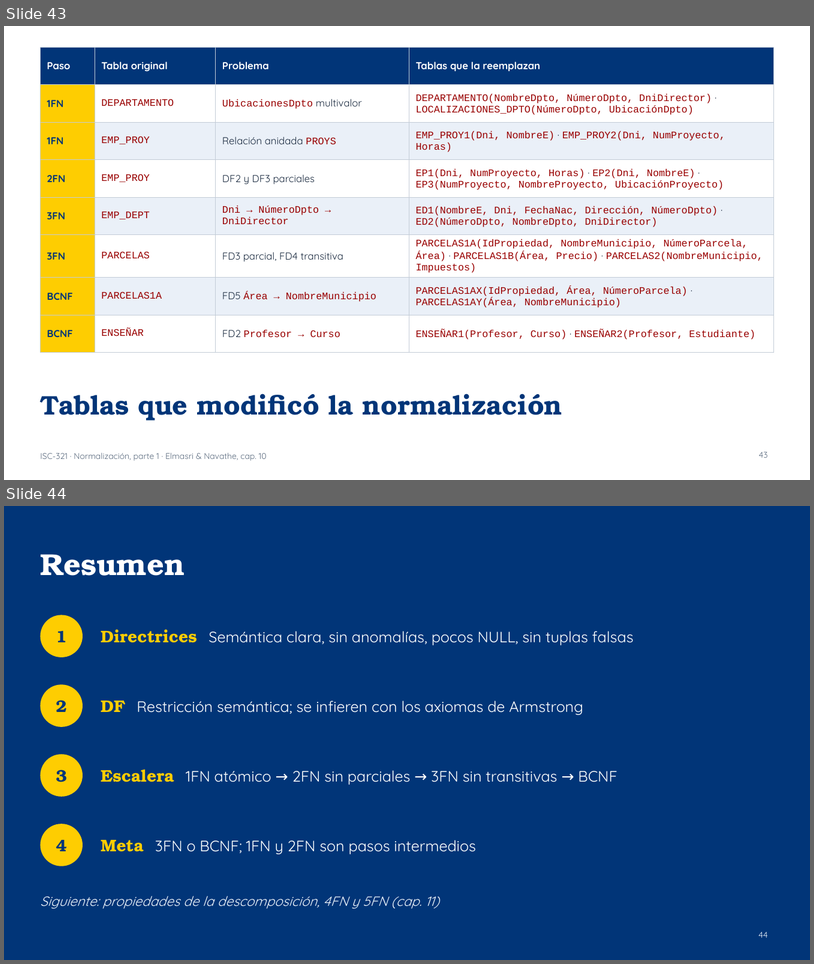
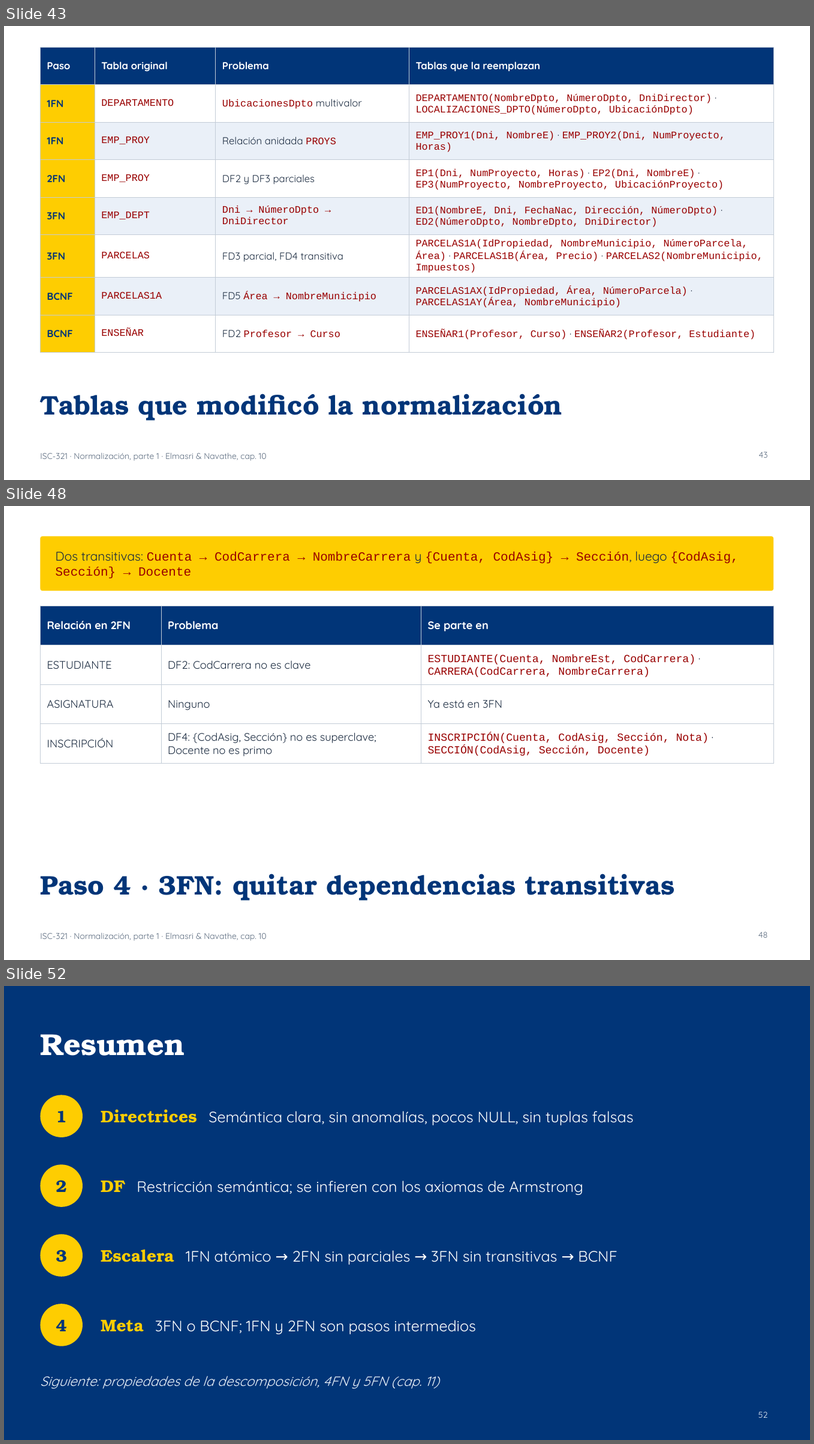
Before and after one commit to ISCODIGO/iscodigo.github.io, a slide deck: isc-321/unidad-3/normalizacion.pptx. Shown one above the other, each under a label of ours: slides 43 and 44 before the commit, slides 43, 48 and 52 after it; the slides between them are not shown. The pictures are 814x964 and 814x1444 pixels, drawn with LibreOffice and Linux fonts; fonts in the diff are those of the drawing. Boxes give left, top, right and bottom in pixels: in the first picture for what was removed or moved away, otherwise in the second. Text is boxed around its words. In the diff, an @@ line names an element or a change of style, - is before the commit and + after.

```diff
--- a/isc-321/unidad-3/normalizacion.pptx
+++ b/isc-321/unidad-3/normalizacion.pptx
@@ slide 48 added at <box>4,506,810,960</box>, background #FFFFFF; not listed: 1 template element that a slide beside it also shows @@
@@ rounded rectangle added at <box>40,536,774,591</box>, fill #FECD01 @@
@@ text added at <box>56,551,738,579</box>, 15 pt, text #990000 @@
+Dos transitivas: Cuenta → CodCarrera → NombreCarrera y {Cuenta, CodAsig} → Sección, luego {CodAsig, Sección} → Docente
@@ table added at <box>40,606,774,763</box>, 4 rows, 3 columns @@
+Relación en 2FN | Problema | Se parte en
+ESTUDIANTE | DF2: CodCarrera no es clave | ESTUDIANTE(Cuenta, NombreEst, CodCarrera) · CARRERA(CodCarrera, NombreCarrera)
+ASIGNATURA | Ninguno | Ya está en 3FN
+INSCRIPCIÓN | DF4: {CodAsig, Sección} no es superclave; Docente no es primo | INSCRIPCIÓN(Cuenta, CodAsig, Sección, Nota) · SECCIÓN(CodAsig, Sección, Docente)
@@ title added at <box>40,873,675,900</box>, 32 pt, text #013578, bold @@
+Paso 4 · 3FN: quitar dependencias transitivas
@@ page number added at <box>759,931,768,937</box>, 10 pt, text #5B6B7F @@
+48
@@ what was slide 44 is now slide 52 @@
@@ page number at <box>759,1411,768,1417</box>: text changed @@
-44
+52
```
Also in this commit, not shown: 1 slide changed, 7 other slides added, 1 other file.
